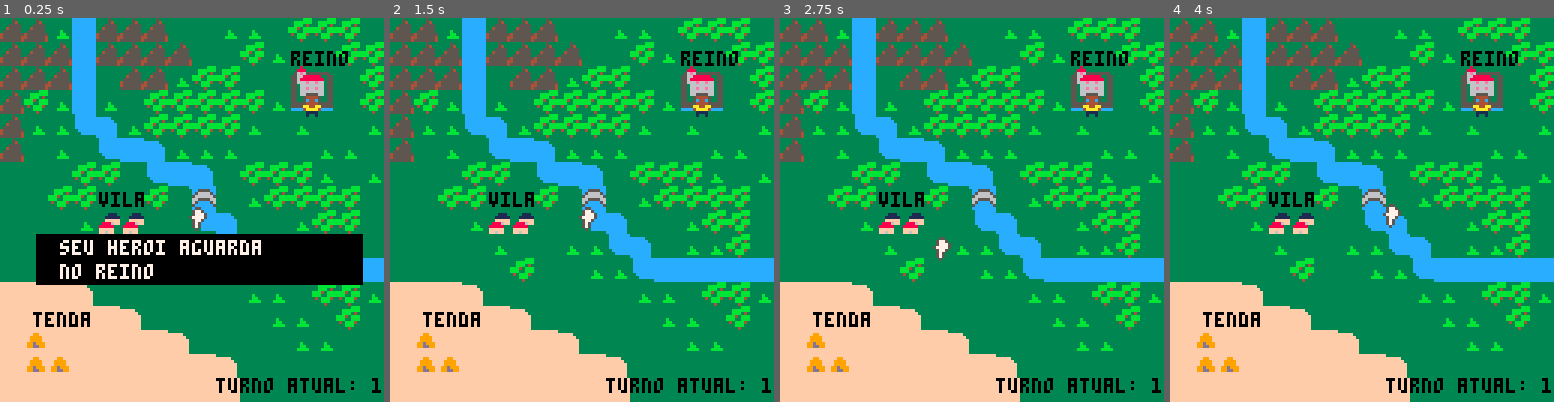
Above: before the commit, frames 1-4 (left to right).
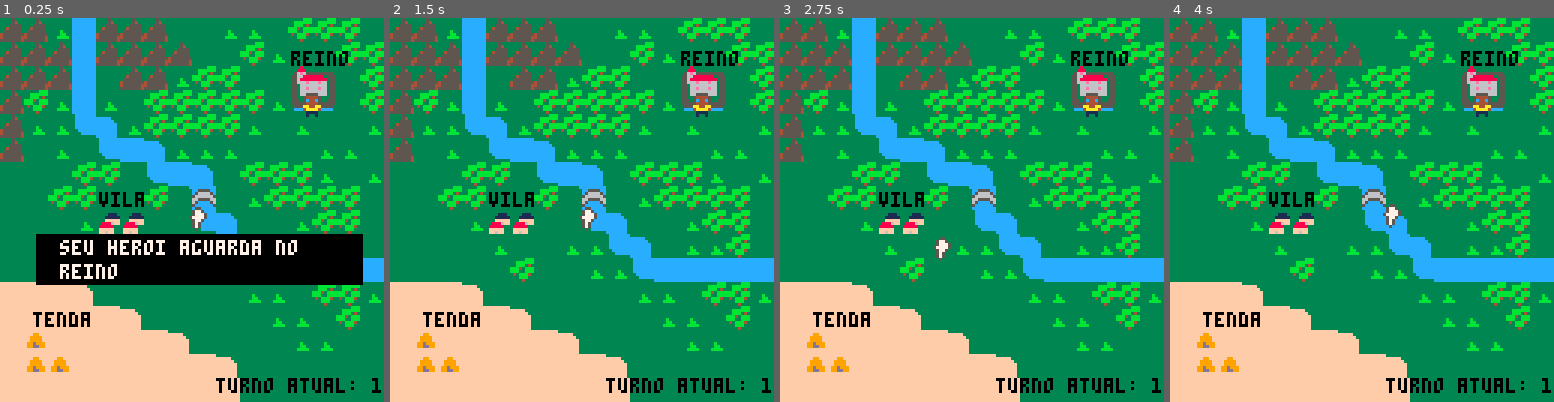
Above: after the commit, the same moments.

Repository: BarbaAlGhul/365indiesjam2018
Game: PICO-8 cartridge cthulhu.p8
Two runs of this game, one before a commit and one after it. Both use one fixed random seed, a clock stepped at 60 frames per second and the inputs below.
Inputs:
- Up to frame 1 (0.25 s): no input
- Up to frame 2 (1.5 s): tap O (Z key) at 0.33, 0.7, 1.43 s
- Up to frame 3 (2.75 s): hold Left 1.97-2.37 s; tap O (Z key) at 2.22 s; hold Down from 2.42 s (still down)
- Up to frame 4 (4 s): release Down at 2.82 s; hold Right 2.87-3.53 s; tap O (Z key) at 3.1, 3.98 s; hold Up from 3.58 s (still down)

The runs differ from the first frame. In frame 1, 0.7% of the frame differs, in the area x 16-88%, y 14-68%; in frame 2, 0.2%; in frame 3, 0.2%; in frame 4, 0.2%.

Commit message:
map changed

Diff:
--- a/cthulhu.p8
+++ b/cthulhu.p8
@@ -22,9 +22,19 @@
 menusel.x=12
 menusel.y=72
 menusel.sprite=22
+
+rei={}
+rei.sp1x=96
+rei.sp1y=16
+rei.sp2x=105
+rei.sp2y=16
+rei.sp3x=96
+rei.sp3y=24
+rei.sp4x=105
+rei.sp4y=24
 --strings
 menutext={"reino","vila","tenda","cancelar"}
-intro={"seu heroi aguarda","no reino"}
+intro={"seu heroi aguarda no","reino"}
 reino="reino"
 vila="vila"
 tenda="tenda"
@@ -33,6 +43,9 @@
 cth=false
 optmenu=false
 plturn=true
+burnrei=false
+burnvil=false
+burnten=false
 --counters
 selopt=1
 currentturn=1
@@ -42,25 +55,40 @@
 end
 
 function _update()
-	movecursor(dl)
+	movecursor()
 end
 
 function _draw()
 	cls()
 	map(0,0,0,0,16,16)
+	drawplaces()
 	spr(hero.sprite,hero.x,hero.y)
- spr(pc.sprite,pc.x,pc.y)
  print(reino,97,11,0)
 	print(vila,33,58,0)
 	print(tenda,11,98,0)
+	selecthero()
+	spr(pc.sprite,pc.x,pc.y)
  dialog(intro,2)
- selecthero()
  options()
  countturn()
 
 end
 
-function movecursor(dl)
+function drawplaces()
+	if not burnrei then
+		spr(32,rei.sp1x,rei.sp1y)
+		spr(33,rei.sp2x,rei.sp2y)
+		spr(48,rei.sp3x,rei.sp3y)
+		spr(49,rei.sp4x,rei.sp4y)
+	else
+	end
+	if not burnvil then
+	end
+	if not burnten then
+	end
+end
+
+function movecursor()
 	if not dl then
 		if btn(0) then pc.x-=1	end
  	if btn(1) then	pc.x+=1 end
@@ -175,7 +203,7 @@
 33338333333333330000000000000000000000000000000000000000000000000000000000000000000000000000000000000000000000000000000000000000
 33388833333333330000000000000000000000000000000000000000000000000000000000000000000000000000000000000000000000000000000000000000
 3356e655555555330000003333000000000000000000000000000000000000000000000000000000000000000000000000000000000000000000000000000000
-35566888888335530030033333300300000000000000000000000000000000000000000000000000000000000000000000000000000000000000000000000000
+35566888888355530030033333300300000000000000000000000000000000000000000000000000000000000000000000000000000000000000000000000000
 35568888888835530330033333300330000000000000000000000000000000000000000000000000000000000000000000000000000000000000000000000000
 355666e66e6635533330033333300333000000000000000000000000000000000000000000000000000000000000000000000000000000000000000000000000
 35536666666635533333038338303333000000000000000000000000000000000000000000000000000000000000000000000000000000000000000000000000
@@ -183,10 +211,10 @@
 35536666666635530333333033333330000000000000000000000000000000000000000000000000000000000000000000000000000000000000000000000000
 35536669966635530033303303033300000000000000000000000000000000000000000000000000000000000000000000000000000000000000000000000000
 35533333333335530000003033000000000000000000000000000000000000000000000000000000000000000000000000000000000000000000000000000000
-35533333333335530003330330303300000000000000000000000000000000000000000000000000000000000000000000000000000000000000000000000000
+35553333333355530003330330303300000000000000000000000000000000000000000000000000000000000000000000000000000000000000000000000000
 35555555555555530330000303030030000000000000000000000000000000000000000000000000000000000000000000000000000000000000000000000000
-35555566665555530000003003000000000000000000000000000000000000000000000000000000000000000000000000000000000000000000000000000000
-3cccccc99cccccc30000030030000000000000000000000000000000000000000000000000000000000000000000000000000000000000000000000000000000
+33555566665555330000003003000000000000000000000000000000000000000000000000000000000000000000000000000000000000000000000000000000
+33ccccc99ccccc330000030030000000000000000000000000000000000000000000000000000000000000000000000000000000000000000000000000000000
 33333339933333330000003003000000000000000000000000000000000000000000000000000000000000000000000000000000000000000000000000000000
 00000000000000000000000000000000000000000000000000000000000000000000000000000000000000000000000000000000000000000000000000000000
 00000000000000000000000000000000000000000000000000000000000000000000000000000000000000000000000000000000000000000000000000000000
